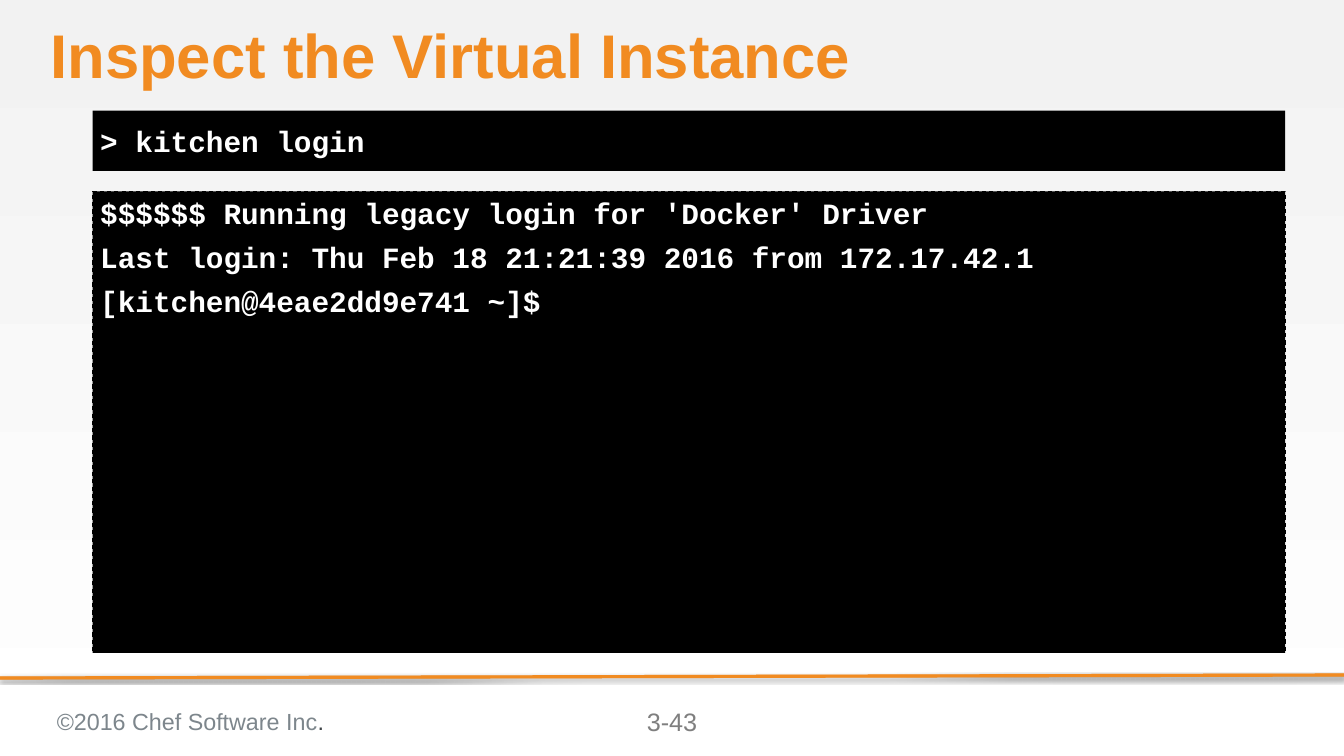
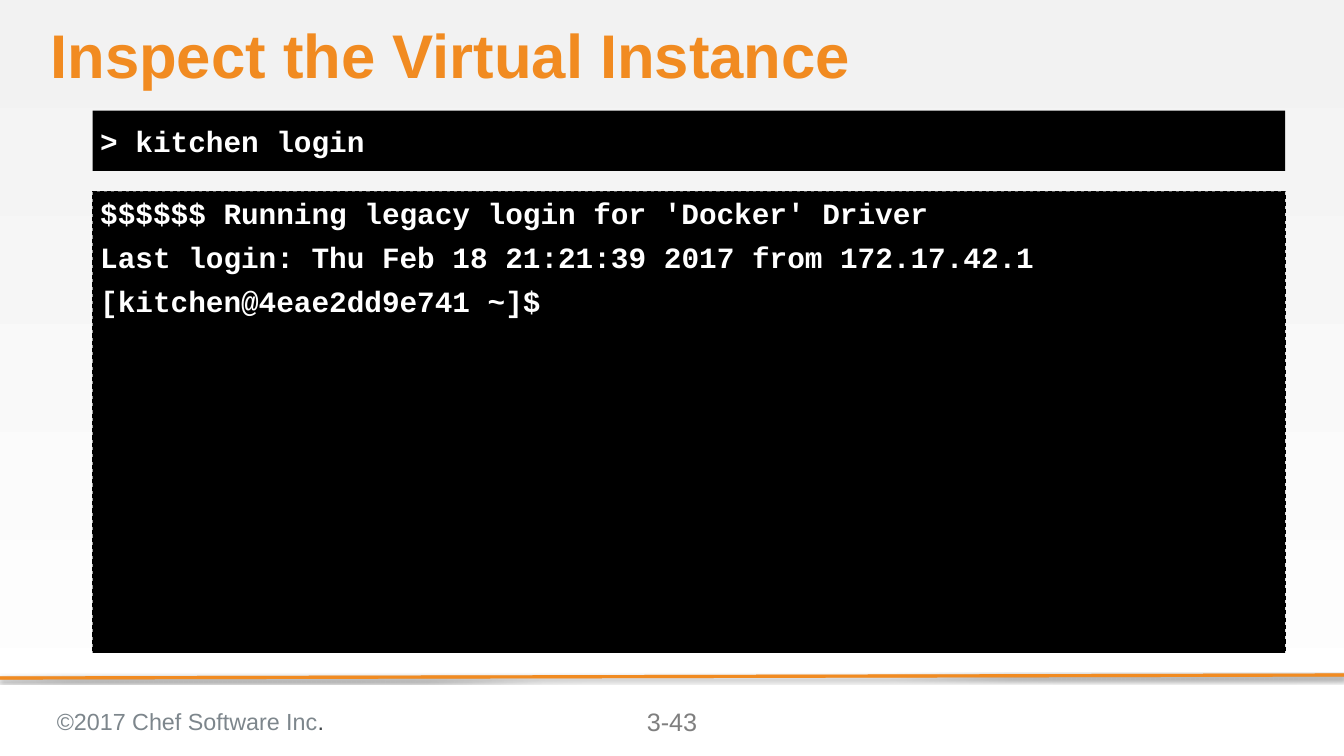
Before and after one commit to chef-training/test_driven_cookbook_development, a slide deck: slide 43 of 03-writing_a_test_first.pptx. Drawn at 1344x756 pixels with LibreOffice and Linux fonts; fonts in the diff are those of the drawing; background and template pictures are left out. Boxes give left, top, right and bottom in pixels: in the first picture for what was removed or moved away, otherwise in the second. Text is boxed around its words. In the diff, an @@ line names an element or a change of style, - is before the commit and + after.

```diff
--- a/03-writing_a_test_first.pptx
+++ b/03-writing_a_test_first.pptx
@@ text at (100,247,1034,275): text changed @@
-Last login: Thu Feb 18 21:21:39 2016 from 172.17.42.1
+Last login: Thu Feb 18 21:21:39 2017 from 172.17.42.1
@@ text at (57,713,324,730): text changed @@
-©2016 Chef Software Inc.
+©2017 Chef Software Inc.
```
Also in this commit, not shown: 57 other slides changed, 15 other files.
